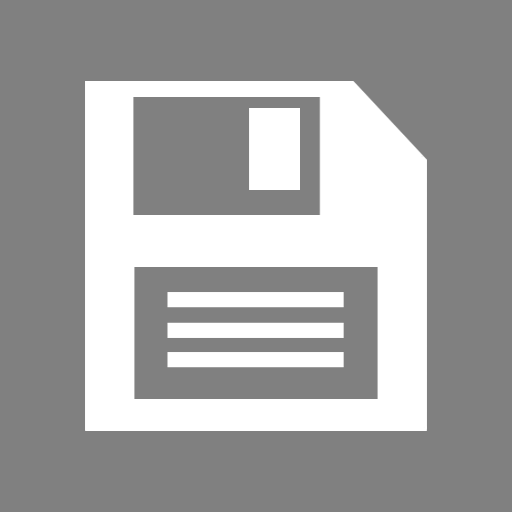
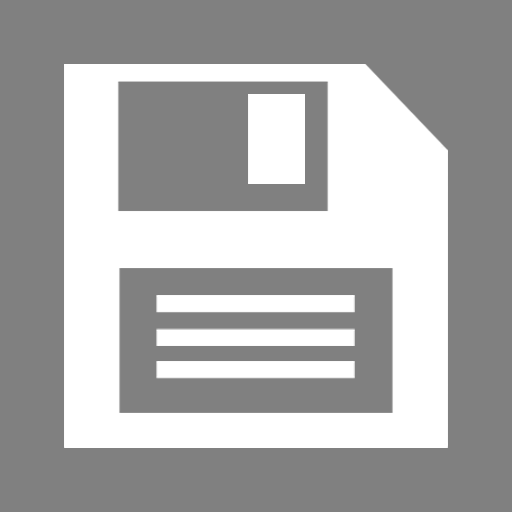
The second 512×512 image is a revision of the first. Changes to its layers:
painted on "Layer 6" over [248, 95, 305, 190]
painted on "Layer 8" over [156, 352, 355, 379]
painted on "Layer 9" over [156, 322, 355, 346]
painted on "Layer 7" over [156, 292, 355, 313]
painted on "Layer 5" over [64, 64, 448, 448]
